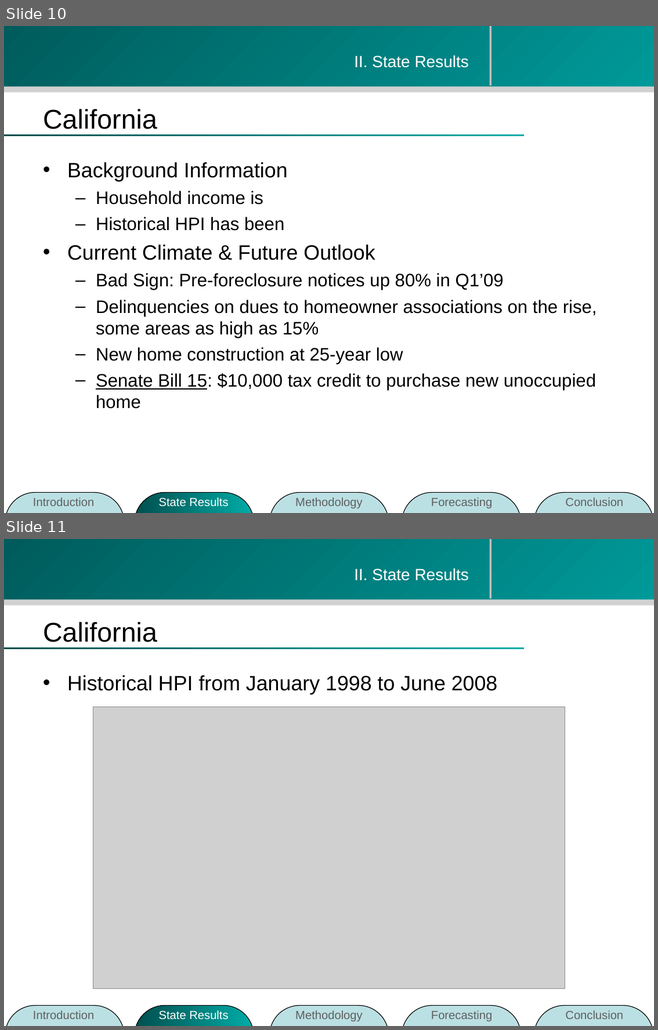
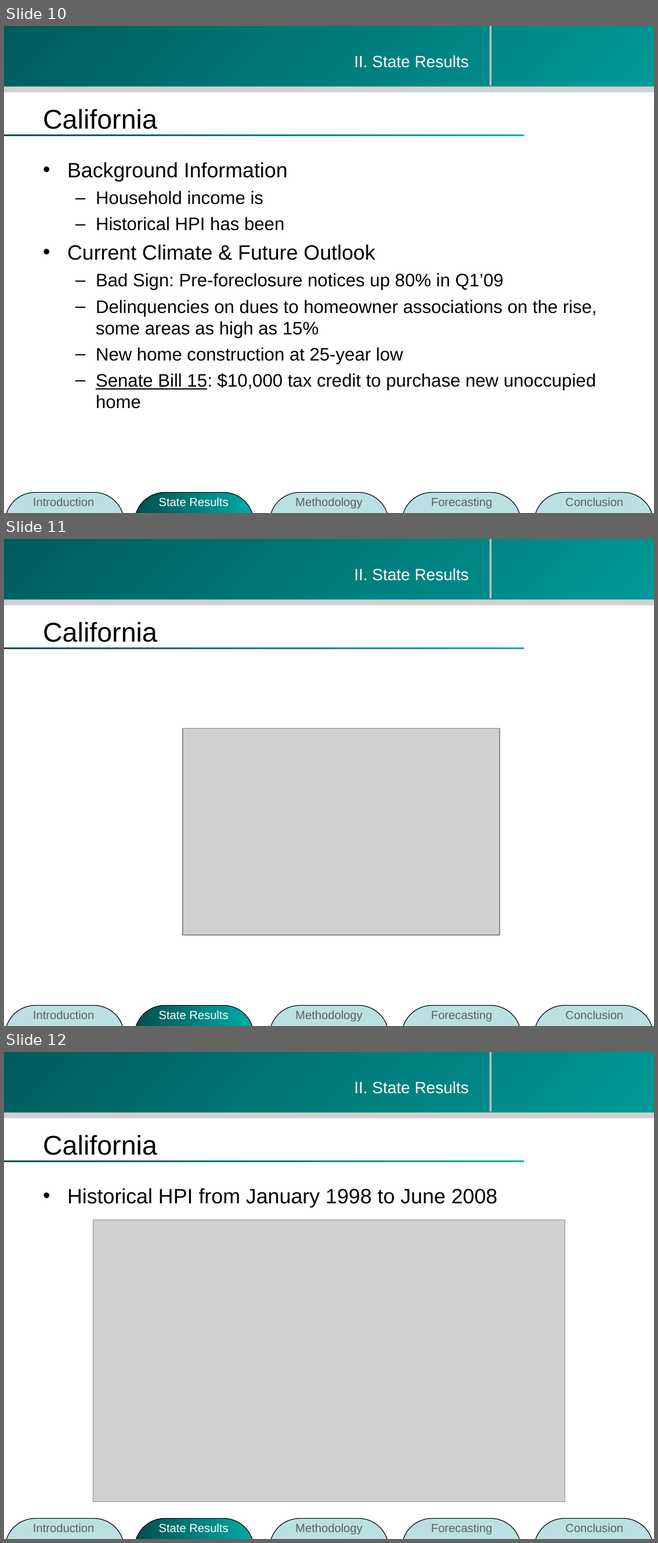
Before and after one commit to zhouzhenghui/svnrepository, a slide deck: SVNRepository/Presentation/M.Eng Final Presentation-take2.ppt. Shown one above the other, each under a label of ours: slides 10 and 11 before the commit, slides 10, 11 and 12 after it. The pictures are 658x1030 and 658x1543 pixels, drawn with LibreOffice and Linux fonts; fonts in the diff are those of the drawing; grey boxes stand for pictures; background and template pictures are left out. Boxes give left, top, right and bottom in pixels: in the first picture for what was removed or moved away, otherwise in the second. Text is boxed around its words. In the diff, an @@ line names an element or a change of style, - is before the commit and + after.

```diff
--- a/SVNRepository/Presentation/M.Eng Final Presentation-take2.ppt
+++ b/SVNRepository/Presentation/M.Eng Final Presentation-take2.ppt
@@ slide 11 added at bbox=[4, 539, 654, 1026], background #FFFFFF; not listed: 4 template elements that a slide beside it also shows @@
@@ text added at bbox=[354, 568, 469, 581], 18 pt, text #FFFFFF @@
+II. State Results
@@ title added at bbox=[43, 622, 157, 642], 30 pt, text #000000 @@
+California
@@ picture added at bbox=[183, 729, 500, 935] @@
@@ group added at bbox=[5, 1005, 653, 1026]: 5 rounded rectangles, 5 texts @@
+Introduction
+State Results
+Methodology
+Forecasting
+Conclusion
@@ what was slide 11 is now slide 12 @@
```
Also in this commit, not shown: 2 slides changed.
